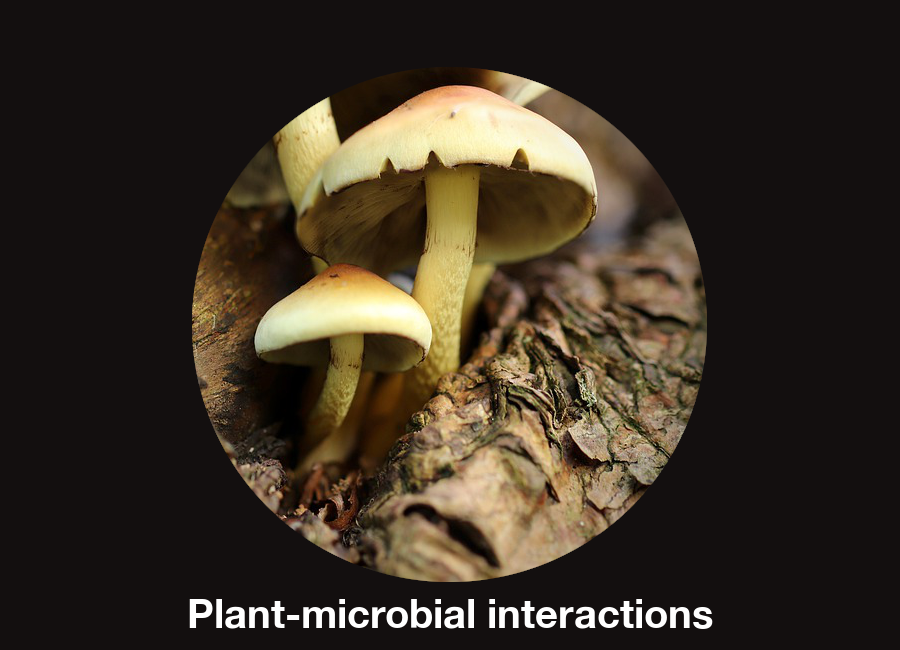
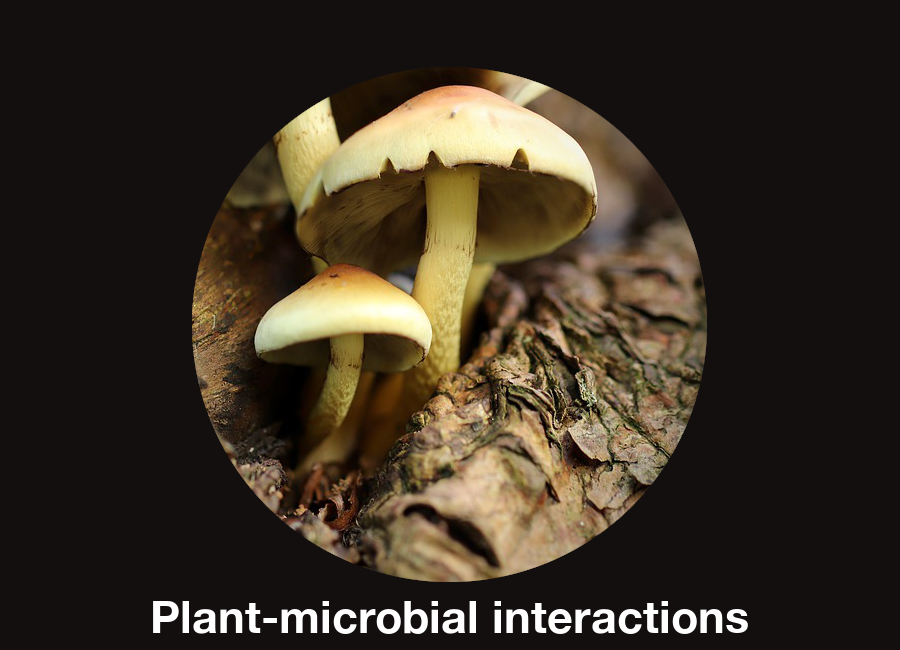
Two versions of the same layered image (900×650). Layer-by-layer changes:
painted on "Plant-microbial interactions" over box(153, 599, 748, 634)
